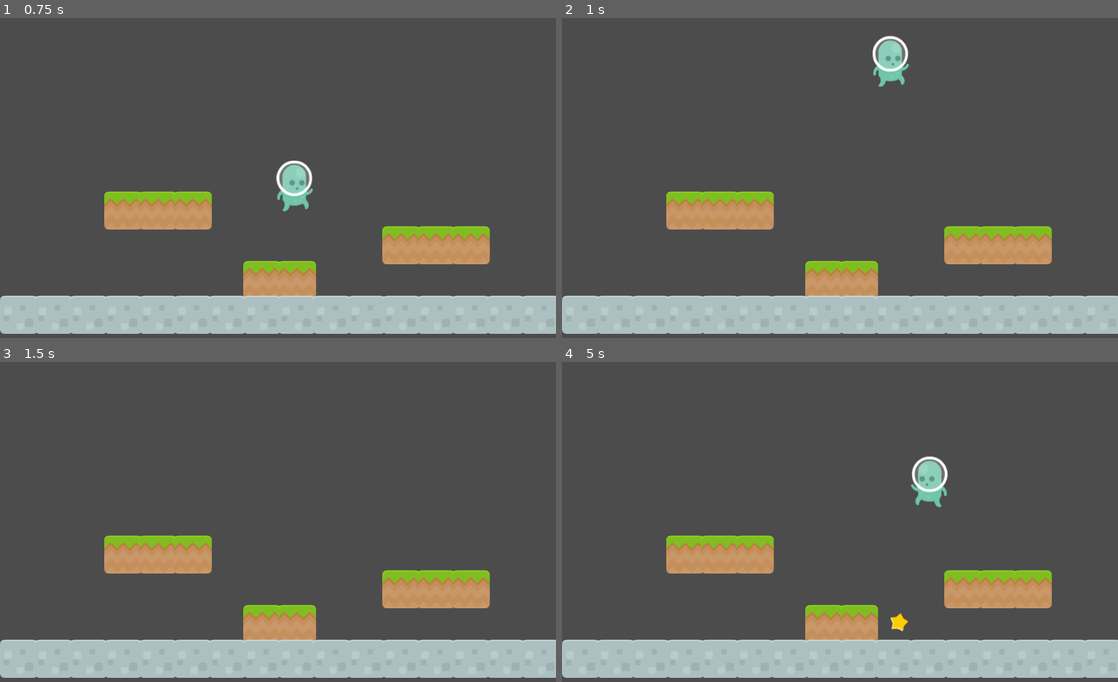
Above: before the commit, frames 1-4 (two rows, left to right).
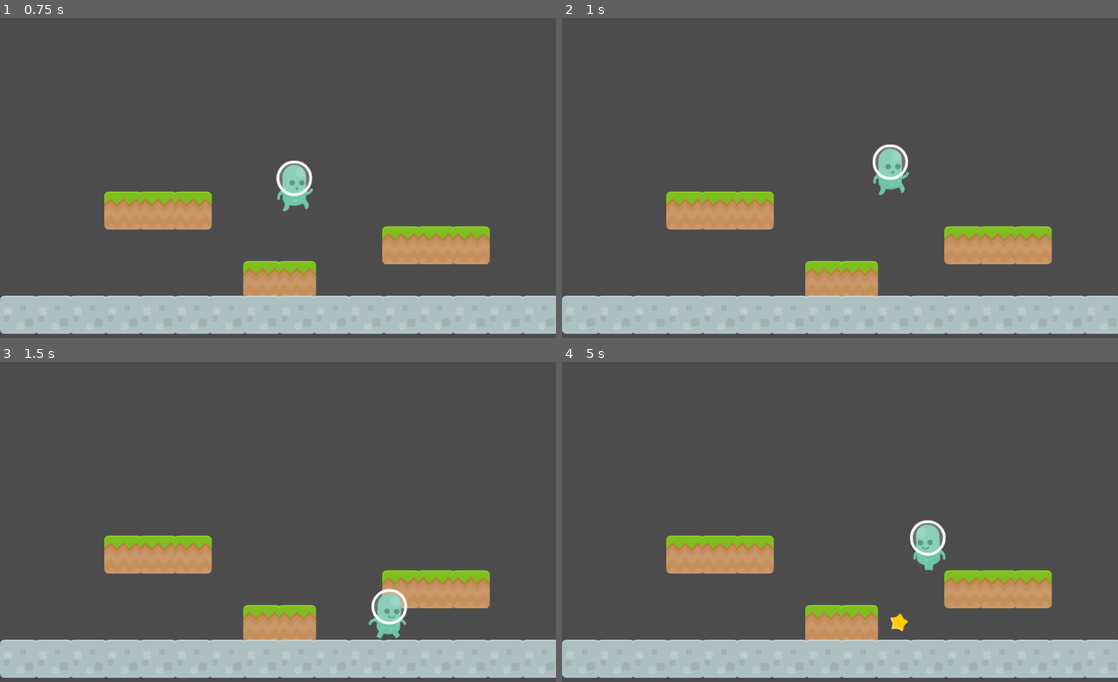
Above: after the commit, the same moments.

Repository: doctor-g/AltNaGaDeMon2021
Game: Godot game, scene res://World/Level.tscn
Same seed, same stepped clock (60 frames per second), same inputs: the game is played once before the commit and once after it.
Inputs:
- Up to frame 1 (0.75 s): tap Enter at 0.5 s; hold D (move_right) from 0.53 s (still down); tap Z (jump) at 0.6 s
- Up to frame 2 (1 s): keep holding D (move_right); tap Z (jump) at 0.77 s
- Up to frame 3 (1.5 s): keep holding D (move_right); tap Z (jump) at 1.07 s; tap S (duck) at 1.35 s
- Up to frame 4 (5 s): tap Z (jump) at 1.52, 1.55, 1.82, 2.3, 2.85, 3.02, 3.32, 3.77, 3.8, 4.07, 4.52, 4.55, 4.82 s; release D (move_right) at 2.03 s; hold A (move_left) 2.03-2.78 s; tap X (fire) at 2.1, 4.35 s; hold D (move_right) 2.78-4.28 s; hold S (duck) 3.53-4.28 s; hold A (move_left) from 4.28 s (still down)

Frame 1 is identical in both runs. In frame 2, 1.6% of the frame differs, in the area x 55-63%, y 5-56%; in frame 3, 0.8%; in frame 4, 1.5%.

Commit message:
Prevent infinite jumping

Diff:
--- a/project/Player/Player.gd
+++ b/project/Player/Player.gd
@@ -41,7 +41,7 @@
 		_sprite.flip_h = _velocity.x < 0
 		_duck_sprite.flip_h = _velocity.x < 0
 
-	if Input.is_action_just_pressed("jump"):
+	if is_on_floor() and Input.is_action_just_pressed("jump"):
 		_velocity.y -= jump_strength
 
 	if not is_on_floor():
